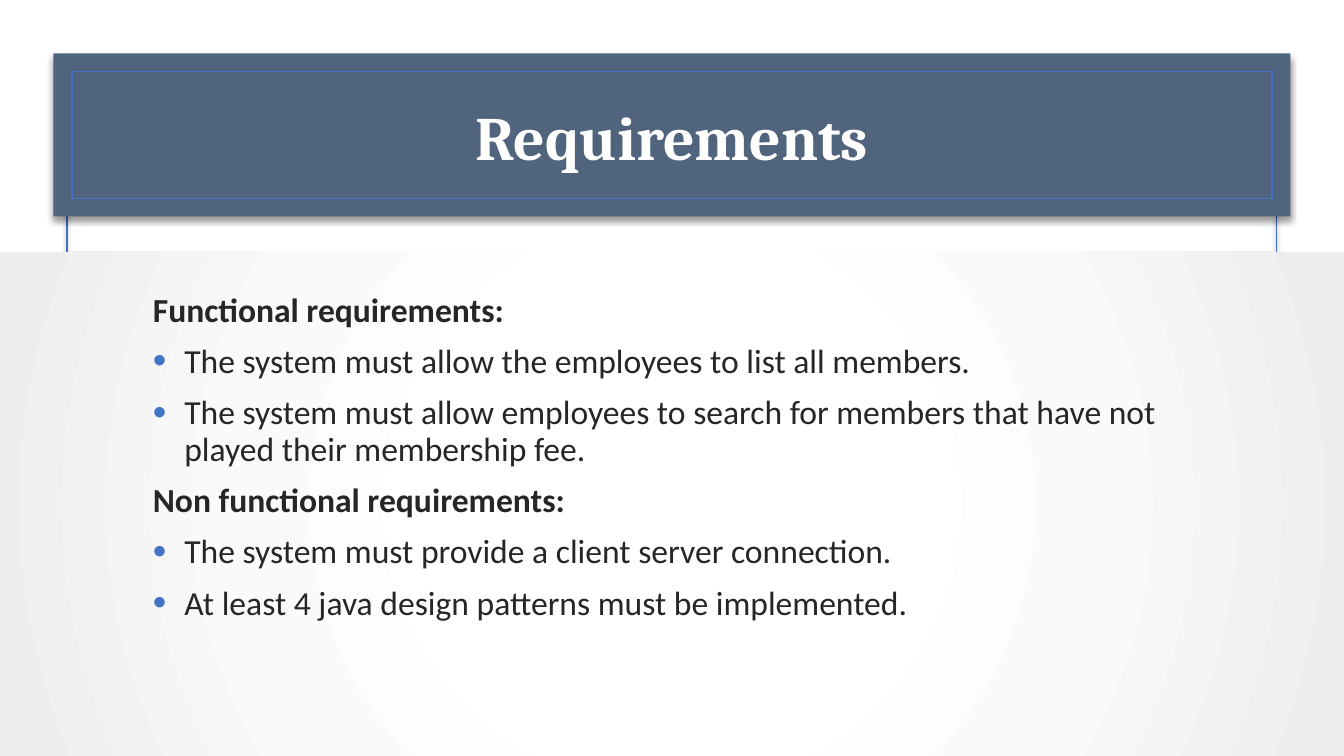
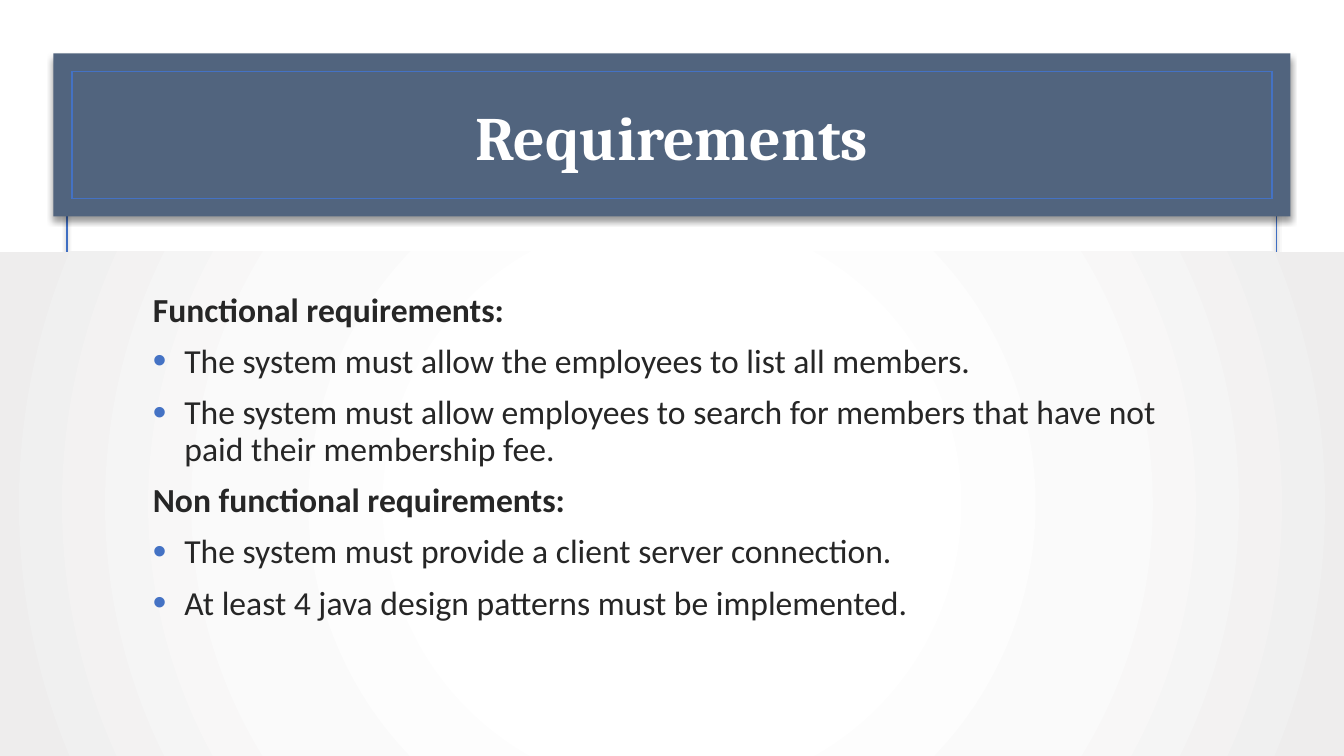
Before and after one commit to zeintaha/ICT-SEP2, a slide deck: slide 8 of SDJ2 Assignment Group 4 - VIA Engineering/SDJ Assignment 1 Presentation.pptx. Drawn at 1344x756 pixels with LibreOffice and Linux fonts; fonts in the diff are those of the drawing; background and template pictures are left out. Boxes give left, top, right and bottom in pixels: in the first picture for what was removed or moved away, otherwise in the second. Text is boxed around its words. In the diff, an @@ line names an element or a change of style, - is before the commit and + after.

```diff
--- a/SDJ2 Assignment Group 4 - VIA Engineering/SDJ Assignment 1 Presentation.pptx
+++ b/SDJ2 Assignment Group 4 - VIA Engineering/SDJ Assignment 1 Presentation.pptx
@@ text at box(184, 400, 1156, 467): text changed @@
-• The system must allow employees to search for members that have not played their membership fee.
+• The system must allow employees to search for members that have not paid their membership fee.
```
Also in this commit, not shown: 2 other slides changed.
